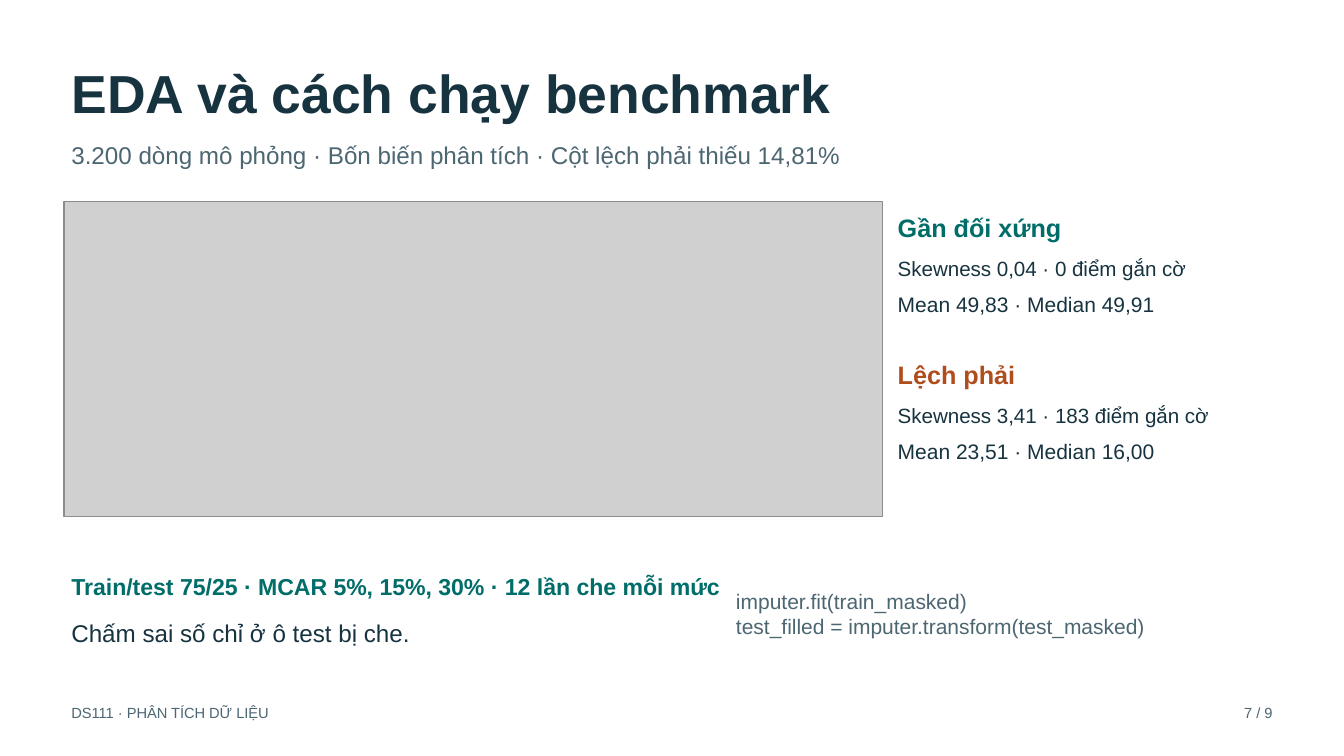
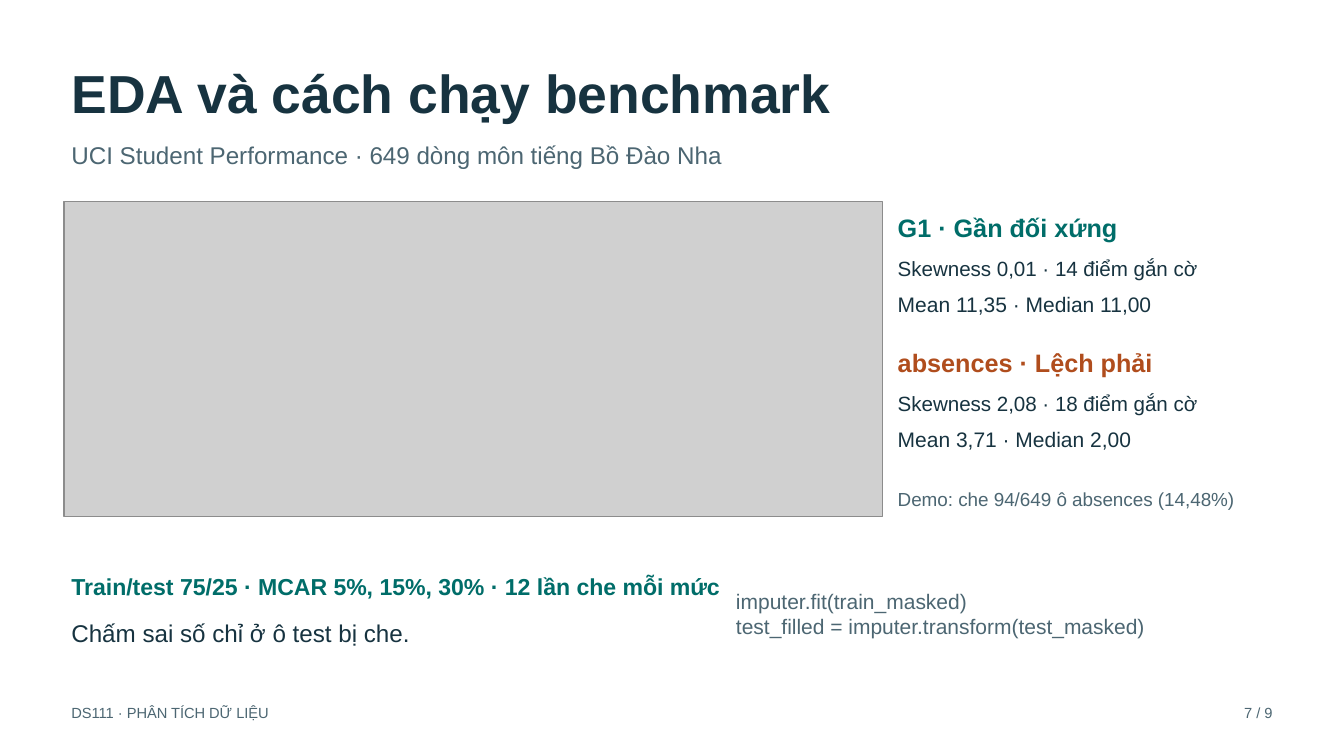
Before and after one commit to ncat218/Seminar-DS111, a slide deck: slide 7 of presentation/seminar_15min.pptx. Drawn at 1344x756 pixels with LibreOffice and Linux fonts; fonts in the diff are those of the drawing; grey boxes stand for pictures. Boxes give left, top, right and bottom in pixels: in the first picture for what was removed or moved away, otherwise in the second. Text is boxed around its words. In the diff, an @@ line names an element or a change of style, - is before the commit and + after.

Commit message:
Use UCI Student Performance data in the DS111 seminar

```diff
--- a/presentation/seminar_15min.pptx
+++ b/presentation/seminar_15min.pptx
@@ text at bbox=[71, 145, 721, 169]: text changed @@
-3.200 dòng mô phỏng · Bốn biến phân tích · Cột lệch phải thiếu 14,81%
+UCI Student Performance · 649 dòng môn tiếng Bồ Đào Nha
@@ text at bbox=[898, 217, 1117, 243]: text changed @@
-Gần đối xứng
+G1 · Gần đối xứng
@@ text at bbox=[898, 260, 1198, 281]: text changed @@
-Skewness 0,04 · 0 điểm gắn cờ
+Skewness 0,01 · 14 điểm gắn cờ
@@ text at bbox=[898, 296, 1151, 315]: text changed @@
-Mean 49,83 · Median 49,91
+Mean 11,35 · Median 11,00
@@ text at bbox=[898, 353, 1153, 378]: text changed @@
-Lệch phải
+absences · Lệch phải
@@ text at bbox=[898, 395, 1198, 416]: text changed @@
-Skewness 3,41 · 183 điểm gắn cờ
+Skewness 2,08 · 18 điểm gắn cờ
@@ text at bbox=[898, 431, 1131, 450]: text changed @@
-Mean 23,51 · Median 16,00
+Mean 3,71 · Median 2,00
@@ text added at bbox=[898, 492, 1234, 510], 13.5 pt, text #4C6672 @@
+Demo: che 94/649 ô absences (14,48%)
```
Also in this commit, not shown: 1 other slide changed, 34 other files.
